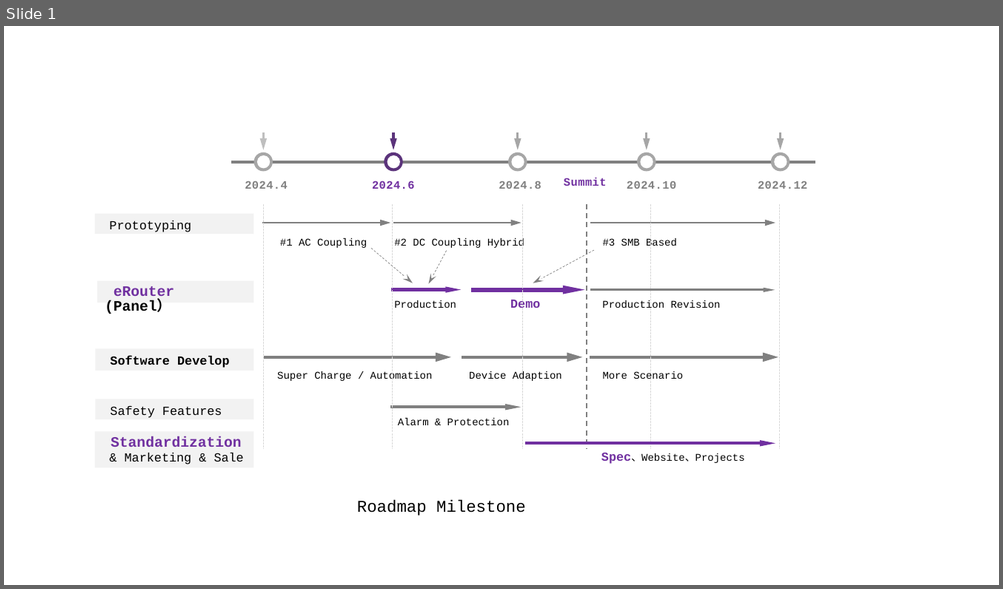
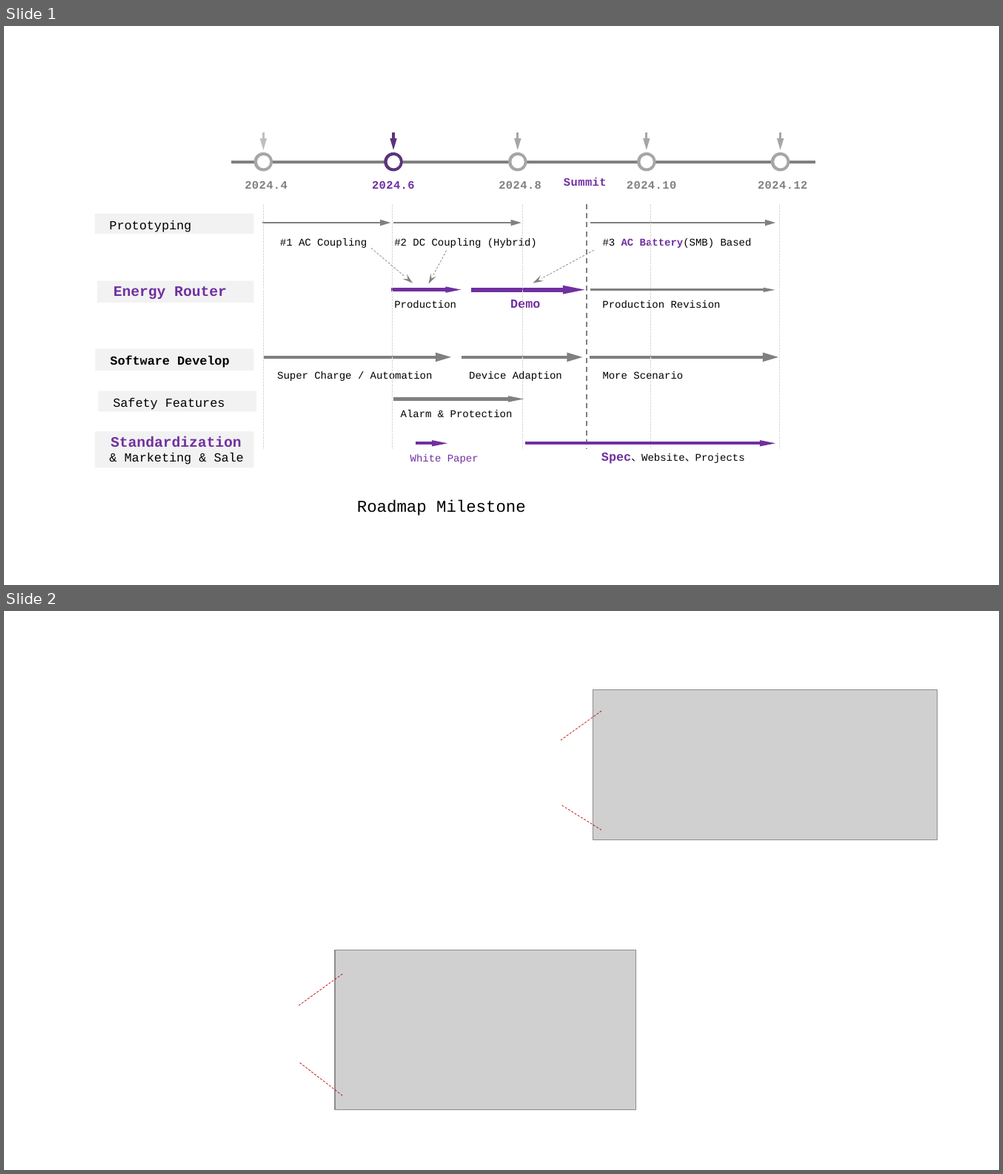
Before and after one commit to open-renewable-energy-systems/ores, a slide deck: Reference_Implementation/images/energy_route_roadmap_milestone.pptx. Shown one above the other, each under a label of ours: slide 1 before the commit, slides 1 and 2 after it. The pictures are 1003x589 and 1003x1174 pixels, drawn with LibreOffice and Linux fonts; fonts in the diff are those of the drawing; grey boxes stand for pictures; background and template pictures are left out. Boxes give left, top, right and bottom in pixels: in the first picture for what was removed or moved away, otherwise in the second. Text is boxed around its words. In the diff, an @@ line names an element or a change of style, - is before the commit and + after.

Commit message:
AC Battery based eRouter feature and roadmap updated.

```diff
--- a/Reference_Implementation/images/energy_route_roadmap_milestone.pptx
+++ b/Reference_Implementation/images/energy_route_roadmap_milestone.pptx
@@ slide 2 added at [4,611,999,1170], background picture (left out) @@
@@ picture added at [593,690,936,840] @@
@@ line added from (602, 711) to (560, 740), #C00000 0.5 pt dashed @@
@@ line added from (602, 830) to (562, 806), #C00000 0.5 pt dashed @@
@@ picture added at [335,951,635,1111] @@
@@ line added from (343, 974) to (297, 1006), #C00000 0.5 pt dashed @@
@@ line added from (343, 1096) to (299, 1062), #C00000 0.5 pt dashed @@
@@ slide 1 changed as well @@
@@ text at [394,238,537,248]: text changed @@
-#2 DC Coupling Hybrid
+#2 DC Coupling (Hybrid)
@@ text at [603,238,751,248]: text changed @@
-#3 SMB Based
+#3 AC Battery(SMB) Based
@@ text in rectangle at [114,286,227,299]: text changed @@
-eRouter (Panel）
+Energy Router
@@ 1 rectangle, 1 text, 1 arrow: place and size @@
-1 rectangle, 1 text, 1 arrow at [96,399,521,426]
+1 rectangle, 1 text, 1 arrow at [98,392,524,417]
@@ arrow added from (416, 444) to (447, 444), #7030A0 3 pt @@
@@ text added at [410,454,478,464], 10 pt, text #7030A0 @@
+White Paper
```
Also in this commit, not shown: 4 other files.
